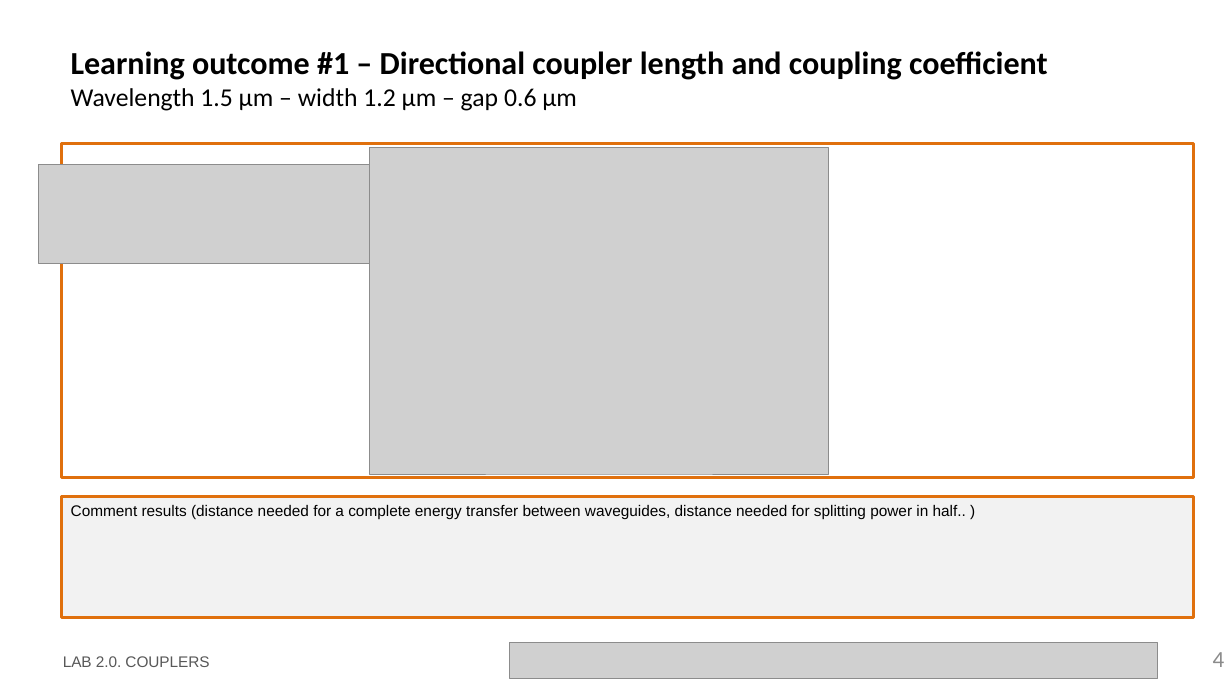
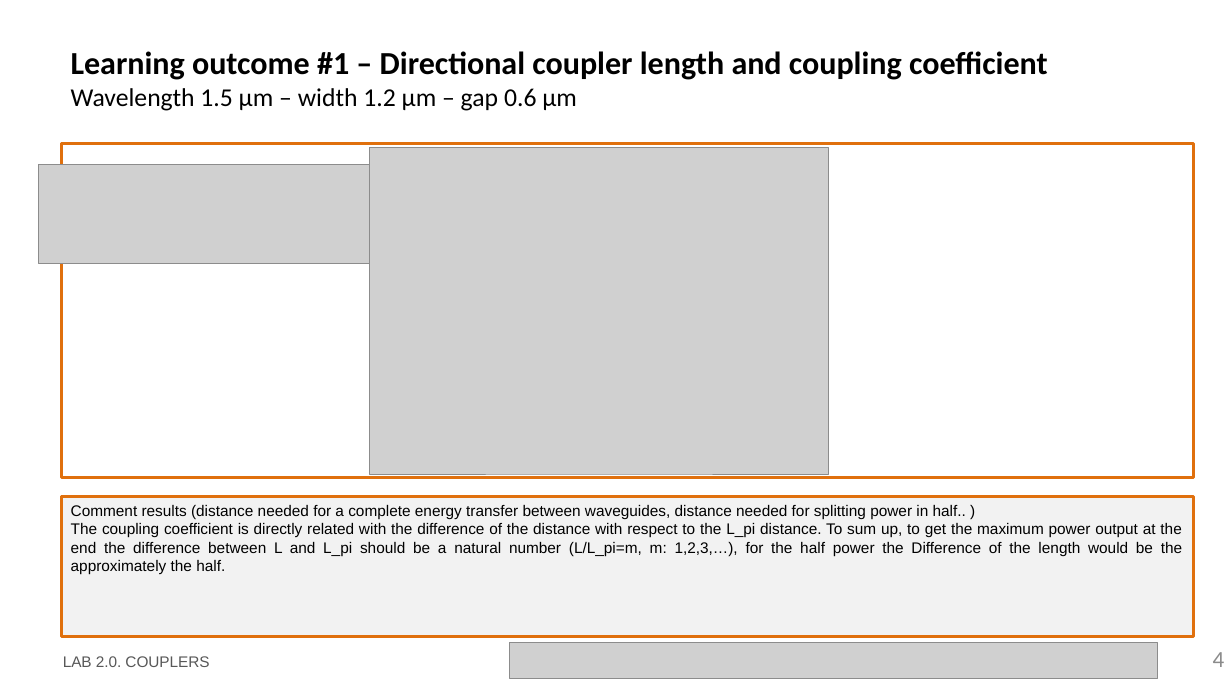
Before and after one commit to SergioC-upv/pic-upv-lab2, a slide deck: slide 4 of LabBook_20.pptx. Drawn at 1232x693 pixels with LibreOffice and Linux fonts; fonts in the diff are those of the drawing; grey boxes stand for pictures; background and template pictures are left out. Boxes give left, top, right and bottom in pixels: in the first picture for what was removed or moved away, otherwise in the second. Text is boxed around its words. In the diff, an @@ line names an element or a change of style, - is before the commit and + after.

```diff
--- a/LabBook_20.pptx
+++ b/LabBook_20.pptx
@@ rectangle "Comment results (distance needed for ...": place and size @@
-rectangle "Comment results (distance needed for ..." at [62, 496, 1194, 617]
+rectangle "Comment results (distance needed for ..." at [62, 496, 1194, 636]
@@ text in rectangle at [71, 523, 1182, 575]: paragraph added @@
+The coupling coefficient is directly related with the difference of the distance with respect to the L_pi distance. To sum up, to get the maximum power output at the end the difference between L and L_pi should be a natural number (L/L_pi=m, m: 1,2,3,…), for the half power the Difference of the length would be the approximately the half.
```
Also in this commit, not shown: 11 other slides changed.
